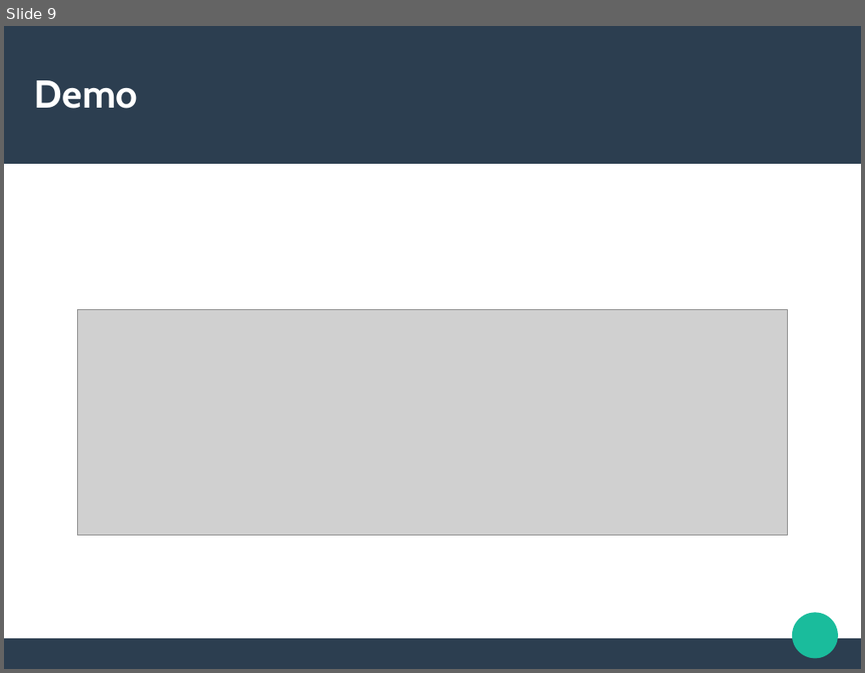
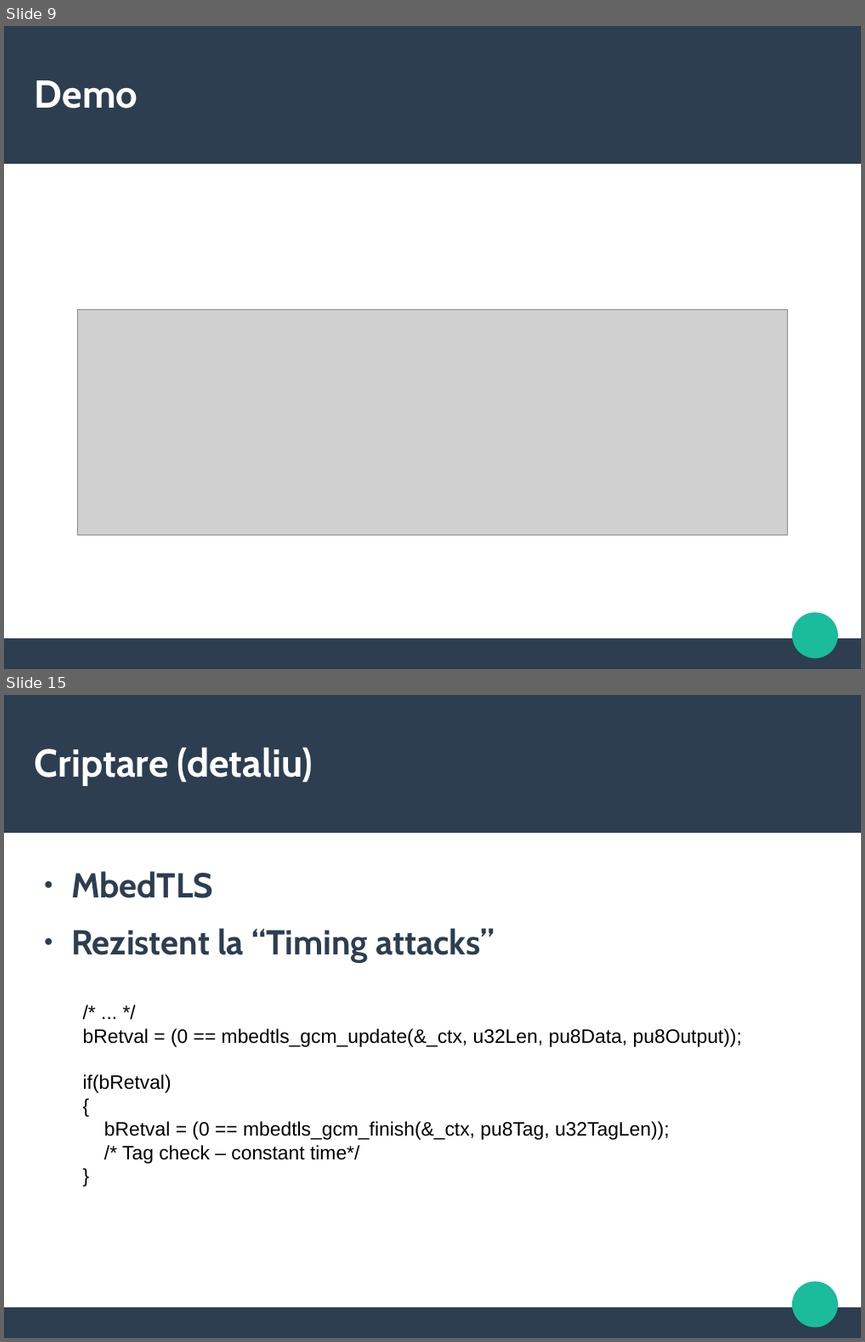
Before and after one commit to paulbarbu/msc-thesis, a slide deck: Bootloader - licenta.odp. Shown one above the other, each under a label of ours: slide 9 before the commit, slides 9 and 15 after it; the slides between them are not shown. The pictures are 865x673 and 865x1342 pixels, drawn with LibreOffice and Linux fonts; fonts in the diff are those of the drawing; grey boxes stand for pictures. Boxes give left, top, right and bottom in pixels: in the first picture for what was removed or moved away, otherwise in the second. Text is boxed around its words. In the diff, an @@ line names an element or a change of style, - is before the commit and + after.

Commit message:
modified the cover and the title page and added the missing resources for the presentations

```diff
--- a/Bootloader - licenta.odp
+++ b/Bootloader - licenta.odp
@@ slide 15 added at bbox=[4, 695, 861, 1338], background #FFFFFF; not listed: 3 template elements that a slide beside it also shows @@
@@ title added at bbox=[35, 747, 313, 786], 36 pt, text #FFFFFF, bold @@
+Criptare (detaliu)
@@ text added at bbox=[71, 871, 494, 962], 32 pt, text #2C3E50, bold @@
+● MbedTLS
+● Rezistent la “Timing attacks”
@@ text added at bbox=[83, 1028, 742, 1163], 18 pt, text #000000 @@
+/* ... */
+bRetval = (0 == mbedtls_gcm_update(&_ctx, u32Len, pu8Data, pu8Output));
+if(bRetval)
+{
+bRetval = (0 == mbedtls_gcm_finish(&_ctx, pu8Tag, u32TagLen));
+/* Tag check – constant time*/
+}
```
Also in this commit, not shown: 1 slide changed, 5 other slides added, 1 slide removed, 16 other files.
